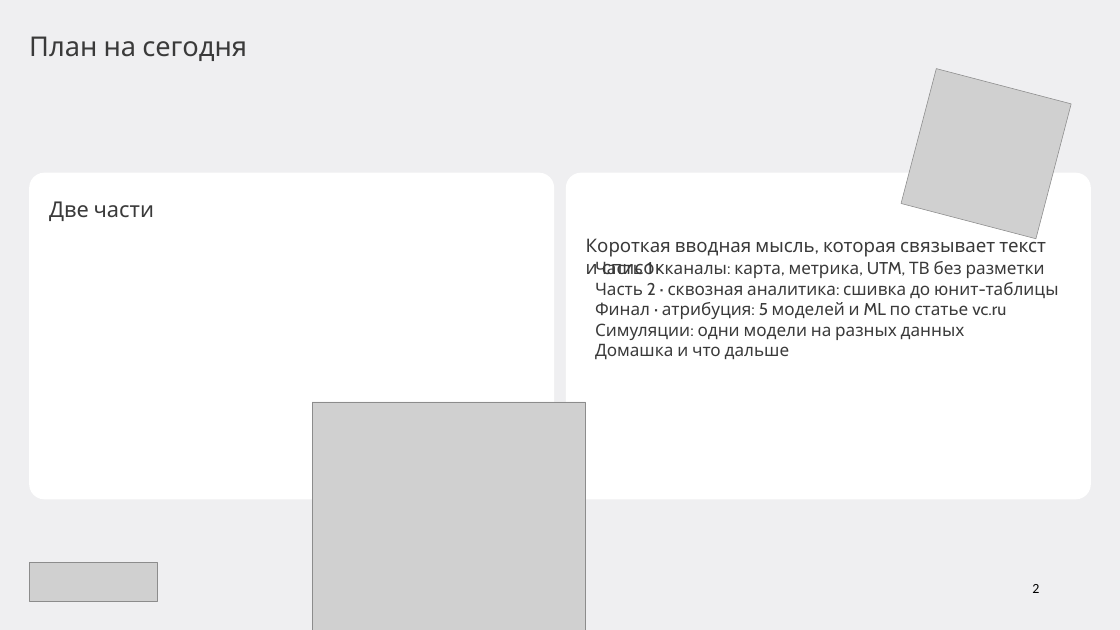
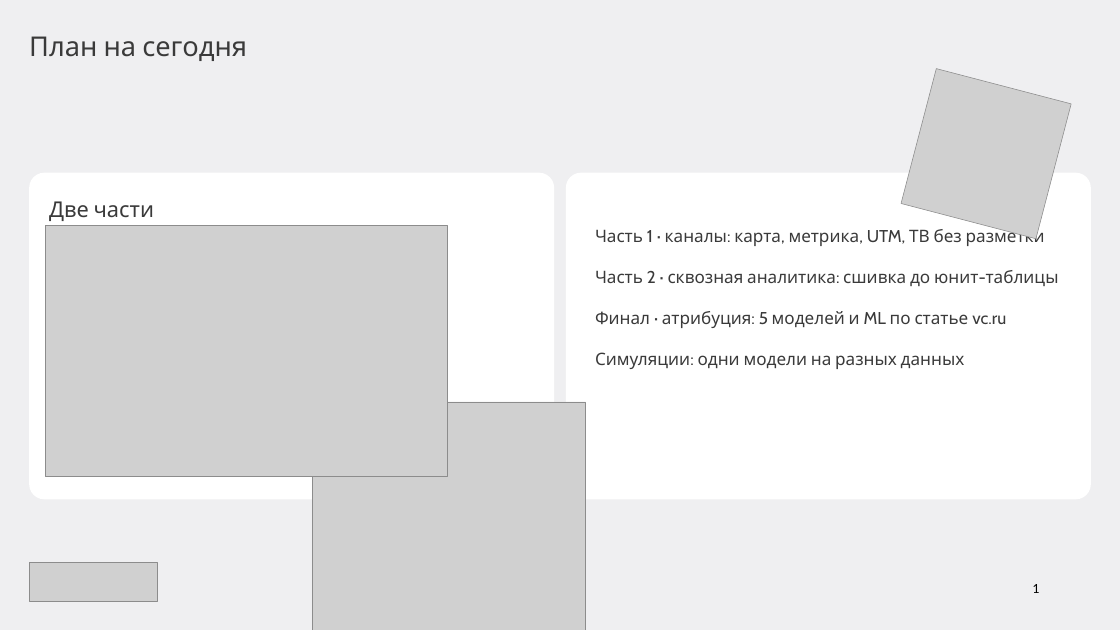
Before and after one commit to gavnukkk97/analytics-lectures, a slide deck: slide 1 of Драфт/маркетинговая-аналитика/presentations/Лекция 03 — Каналы и атрибуция (модули 3–4).pptx. Drawn at 1120x630 pixels with LibreOffice and Linux fonts; fonts in the diff are those of the drawing; grey boxes stand for pictures; background and template pictures are left out. Boxes give left, top, right and bottom in pixels: in the first picture for what was removed or moved away, otherwise in the second. Text is boxed around its words. In the diff, an @@ line names an element or a change of style, - is before the commit and + after.

Commit message:
Лекция 03 (2026-10-17): каналы, сквозная аналитика и атрибуция — финальная дека (58 слайдов) + README со ссылками (vc.ru, Шепли, Марков, YouTube); генераторы и 15 визуализаций (каналы, схемы, под капотом ML)

```diff
--- a/Драфт/маркетинговая-аналитика/presentations/Лекция 03 — Каналы и атрибуция (модули 3–4).pptx
+++ b/Драфт/маркетинговая-аналитика/presentations/Лекция 03 — Каналы и атрибуция (модули 3–4).pptx
@@ picture added at <box>45,225,447,477</box> @@
@@ text removed at <box>586,235,1046,274</box> @@
-Короткая вводная мысль, которая связывает текст
-и список
@@ text "Часть 1 · каналы: карта, ...": place and size @@
-text "Часть 1 · каналы: карта, ..." at <box>595,261,1059,360</box>
+text "Часть 1 · каналы: карта, ..." at <box>595,226,1059,369</box>
@@ text at <box>595,343,790,360</box>: paragraph removed @@
-Домашка и что дальше
@@ text at <box>1032,584,1039,593</box>: text changed @@
-2
+1
```
Also in this commit, not shown: 24 other slides changed, 33 slides added, 10 slides removed, 24 other files.
